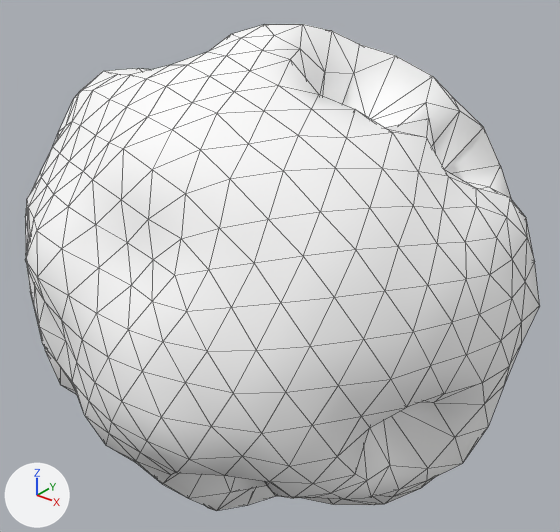
Renders of the glTF model assets/asteroids/asteroid_25.glb from each side of a commit.
Camera for both pictures: a 50 mm camera at (1.9, -2.34, 1.53) aimed at (0.0, 0.03, 0.06). Every picture has the same lights, and +X, +Y and +Z are marked at lower left. The first picture is the older version. Mesh edges are drawn as thin lines. Vertices at exactly the same position are counted once.

The first picture shows 'Asteroid_25'.
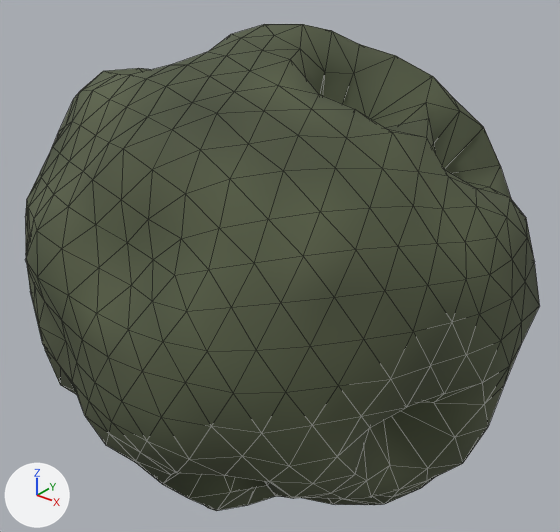
Changed parts and their boxes (x1, y1, x2, y2) in the pictures (560 x 532 px):
'Asteroid_25', recoloured (darker)
    both: (25, 24, 540, 511)

The change, as a diff of the scene's bpy script:
```diff
--- a/assets/asteroids/asteroid_25.glb.py
+++ b/assets/asteroids/asteroid_25.glb.py
@@ mat_asteroidrock_25 @@
 n0 = _N.new('ShaderNodeBsdfPrincipled'); n0.name = 'Principled BSDF'
-n0.inputs[0].default_value = (1.0, 1.0, 1.0, 1.0)  # 'Base Color', white #ffffff
-n0.inputs[1].default_value = 0.0169  # 'Metallic'
-n0.inputs[2].default_value = 0.958  # 'Roughness'
+n0.inputs[1].default_value = 0.0269  # 'Metallic'
+n0.inputs[2].default_value = 0.891  # 'Roughness'
 n1 = _N.new('ShaderNodeOutputMaterial'); n1.name = 'Material Output'
+n2 = _N.new('ShaderNodeVertexColor'); n2.name = 'Color Attribute'
 _L.new(n0.outputs[0], n1.inputs[0])  # 'BSDF' to 'Surface'
+_L.new(n2.outputs[0], n0.inputs[0])  # 'Color' to 'Base Color'
@@ me_icosphere @@
 me_icosphere.from_pydata(...)  # 642 vertices, 1280 faces; spans x -1.13..1.08, y -1.01..1.0, z -1.0..1.07
 # used by ob_asteroid_25; location = (0.0, 0.0, 0.0)
+# me_icosphere part 1: vertex colours changed
 me_icosphere.materials.append(mat_asteroidrock_25)
```
